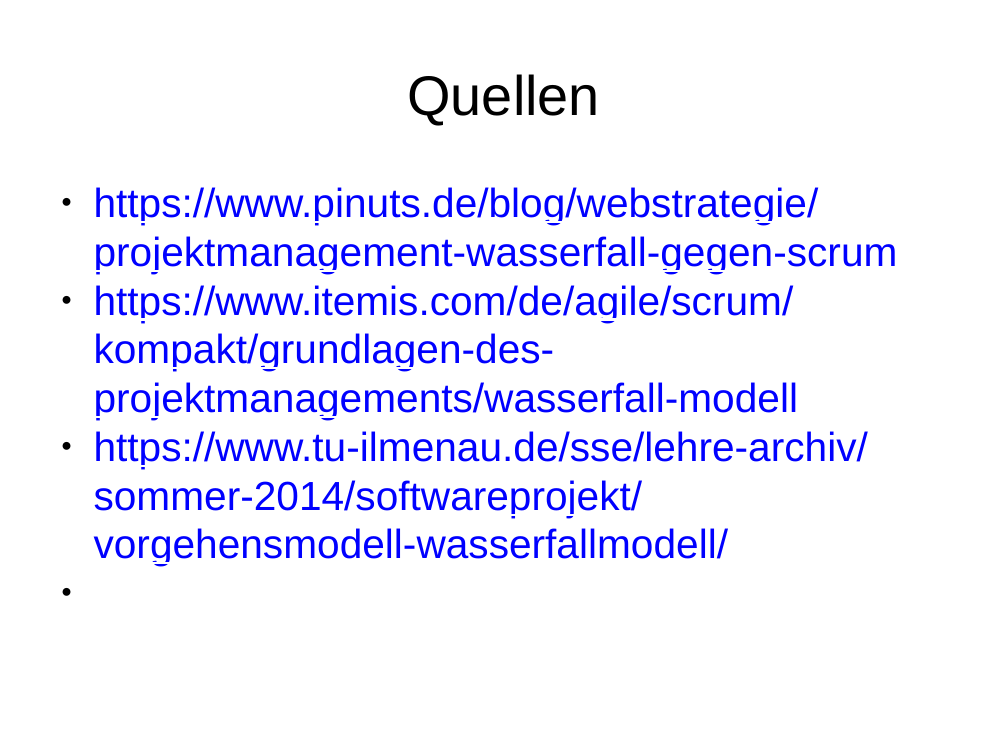
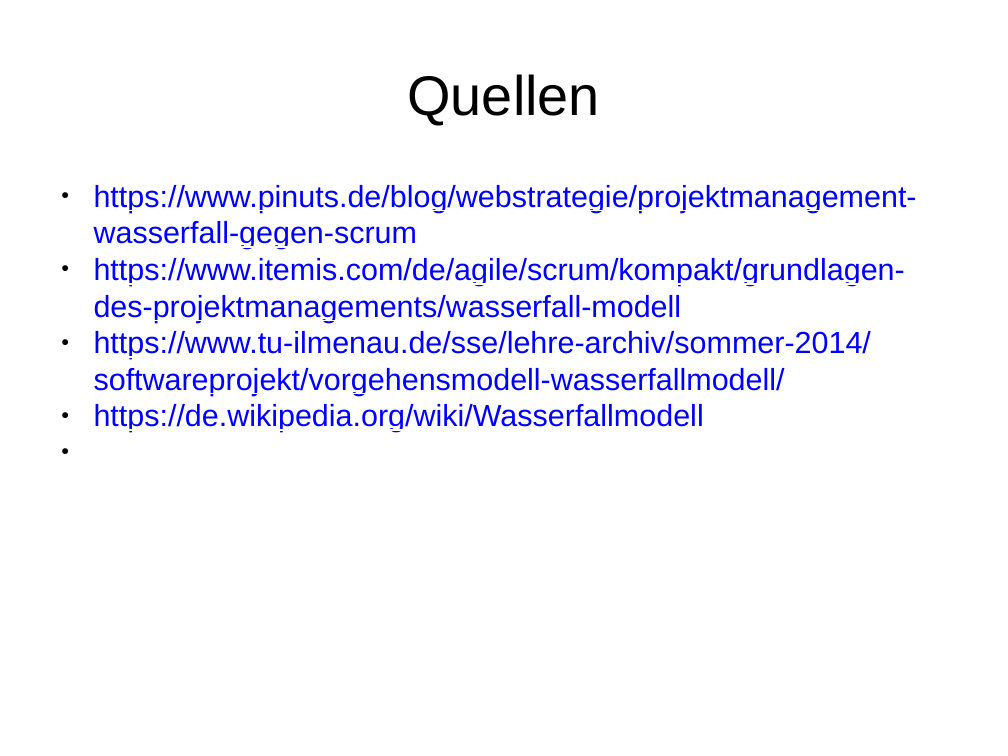
Before and after one commit to RoederAndreas/OSZIMT_Praesi_Wasserfallmodell, a slide deck: slide 7 of Wasserfallmodell.pptx (slide 3 before the commit). Drawn at 1008x756 pixels with LibreOffice and Linux fonts; fonts in the diff are those of the drawing. Boxes give left, top, right and bottom in pixels: in the first picture for what was removed or moved away, otherwise in the second. Text is boxed around its words. In the diff, an @@ line names an element or a change of style, - is before the commit and + after.

```diff
--- a/Wasserfallmodell.pptx
+++ b/Wasserfallmodell.pptx
@@ text at (94,185,917,396): size 32 to 24 pt in "https://www.pinuts.de/blog/webstrategie/projektmanagement-wa ...", "https://www.itemis.com/de/agile/scrum/kompakt/grundlagen-des ...", "https://www.tu-ilmenau.de/sse/lehre-archiv/sommer-2014/softw ..." @@
@@ text at (94,404,704,432): paragraph added @@
+● https://de.wikipedia.org/wiki/Wasserfallmodell
```
Also in this commit, not shown: 5 slides added, 1 slide removed.
